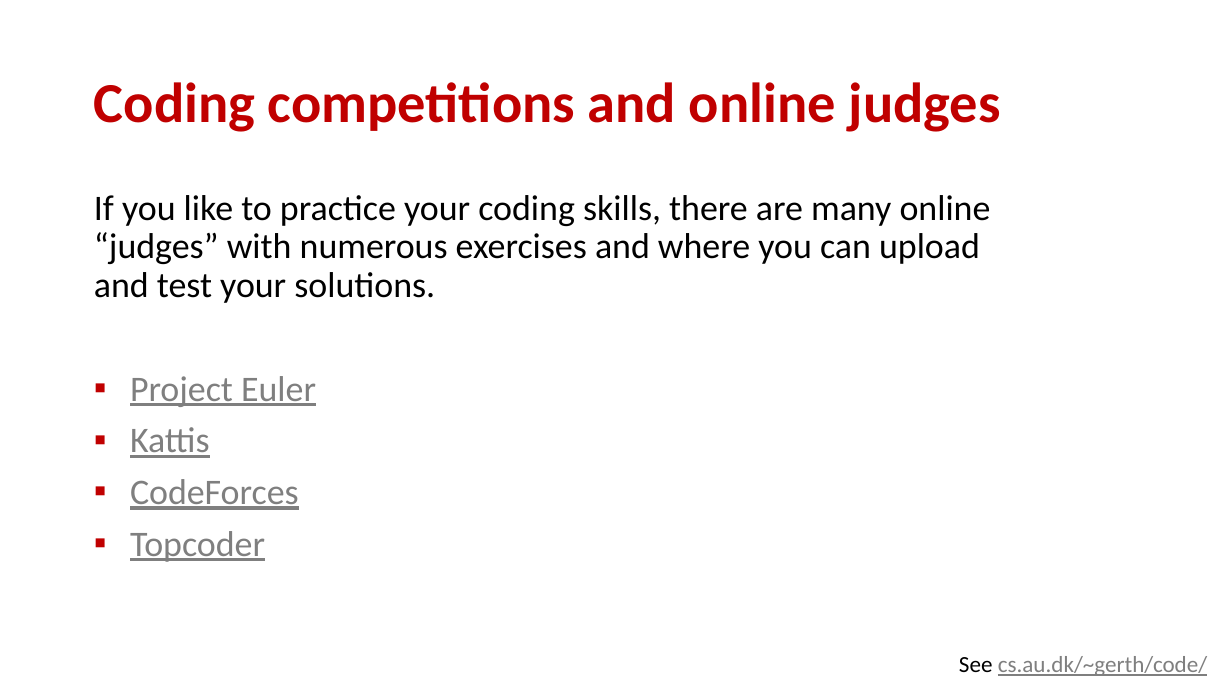
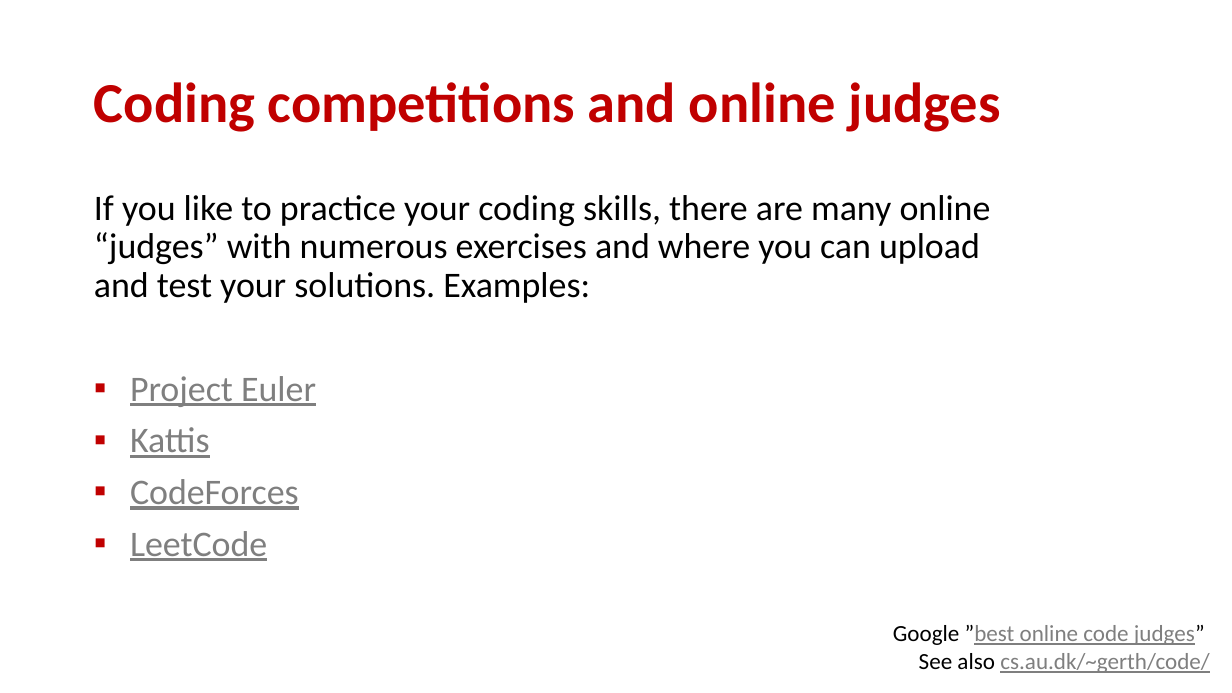
Before and after one commit to gsbrodal/gsbrodal.github.io, a slide deck: slide 19 of ipsa/slides/dynamic_programming.pptx. Drawn at 1232x693 pixels with LibreOffice and Linux fonts; fonts in the diff are those of the drawing. Boxes give left, top, right and bottom in pixels: in the first picture for what was removed or moved away, otherwise in the second. Text is boxed around its words. In the diff, an @@ line names an element or a change of style, - is before the commit and + after.

```diff
--- a/ipsa/slides/dynamic_programming.pptx
+++ b/ipsa/slides/dynamic_programming.pptx
@@ text at bbox=[94, 195, 991, 303]: text changed @@
-If you like to practice your coding skills, there are many online “judges” with numerous exercises and where you can upload and test your solutions.
+If you like to practice your coding skills, there are many online “judges” with numerous exercises and where you can upload and test your solutions. Examples:
@@ text at bbox=[130, 531, 267, 561]: text changed @@
-▪ Topcoder
+▪ LeetCode
@@ text at bbox=[893, 625, 1209, 673]: text changed @@
-See cs.au.dk/~gerth/code/
+Google ”best online code judges”
+See also cs.au.dk/~gerth/code/
```
Also in this commit, not shown: 4 other slides changed, 6 other files.
